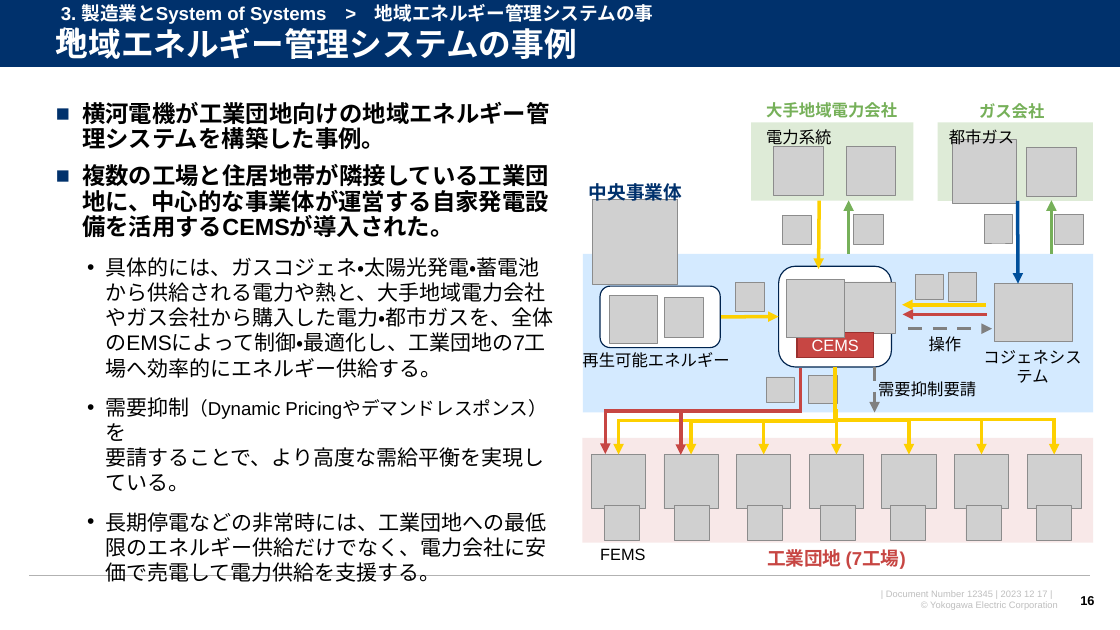
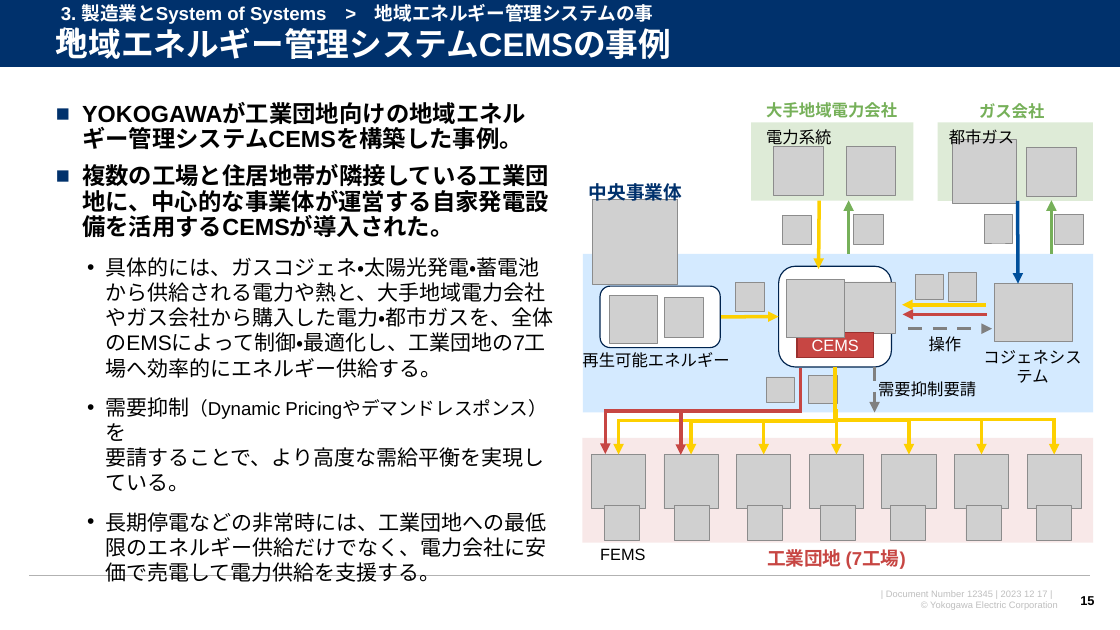
Before and after one commit to watarukumagai-git/opt, a slide deck: slide 15 of SoS/conf2023/231217_横幹連合コンファレンス_熊谷.pptx (slide 16 before the commit). Drawn at 1120x630 pixels with LibreOffice and Linux fonts; fonts in the diff are those of the drawing; grey boxes stand for pictures; background and template pictures are left out. Boxes give left, top, right and bottom in pixels: in the first picture for what was removed or moved away, otherwise in the second. Text is boxed around its words. In the diff, an @@ line names an element or a change of style, - is before the commit and + after.

```diff
--- a/SoS/conf2023/231217_横幹連合コンファレンス_熊谷.pptx
+++ b/SoS/conf2023/231217_横幹連合コンファレンス_熊谷.pptx
@@ text at [56,23,671,59]: text changed @@
-地域エネルギー管理システムの事例
+地域エネルギー管理システムCEMSの事例
@@ text at [82,127,523,149]: text changed @@
-■ 横河電機が工業団地向けの地域エネルギー管理システムを構築した事例。
+■ YOKOGAWAが工業団地向けの地域エネルギー管理システムCEMSを構築した事例。
```
Also in this commit, not shown: 12 other slides changed, 3 slides added, 2 slides removed.
